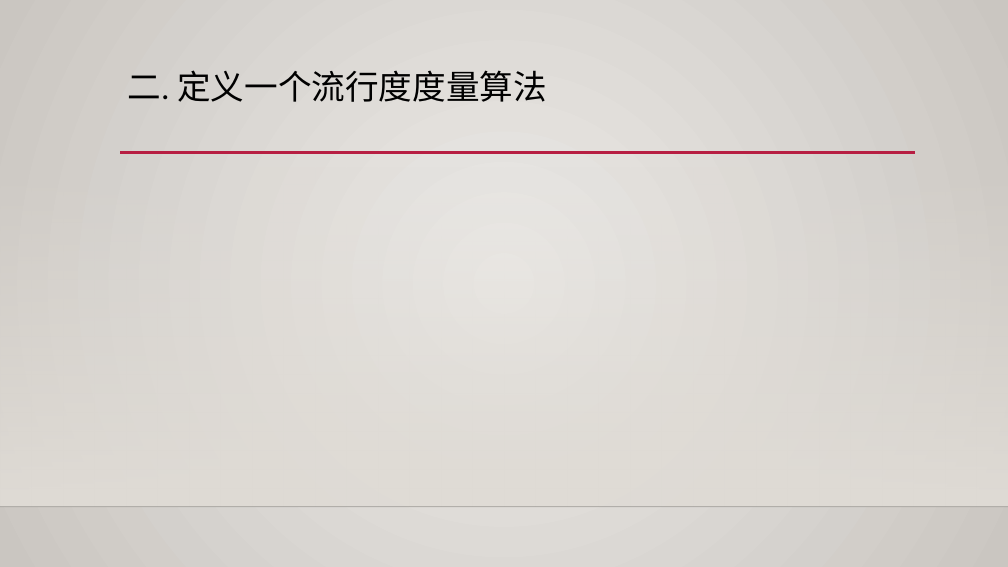
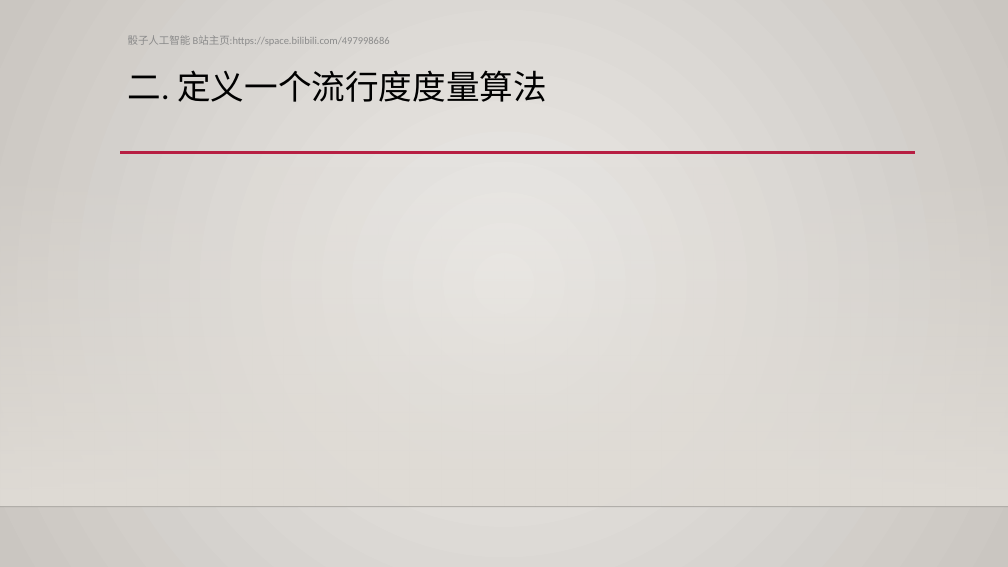
Before and after one commit to rexrex9/cf_recommendation_popularity_management, a slide deck: slide 3 of 流行度问题.pptx. Drawn at 1008x567 pixels with LibreOffice and Linux fonts; fonts in the diff are those of the drawing; grey boxes stand for pictures; background and template pictures are left out. Boxes give left, top, right and bottom in pixels: in the first picture for what was removed or moved away, otherwise in the second. Text is boxed around its words. In the diff, an @@ line names an element or a change of style, - is before the commit and + after.

```diff
--- a/流行度问题.pptx
+++ b/流行度问题.pptx
@@ text added at [128, 35, 390, 46], 10 pt, text #8C8C8C @@
+骰子人工智能 B站主页:https://space.bilibili.com/497998686
```
Also in this commit, not shown: 5 other slides changed, 2 other files.
